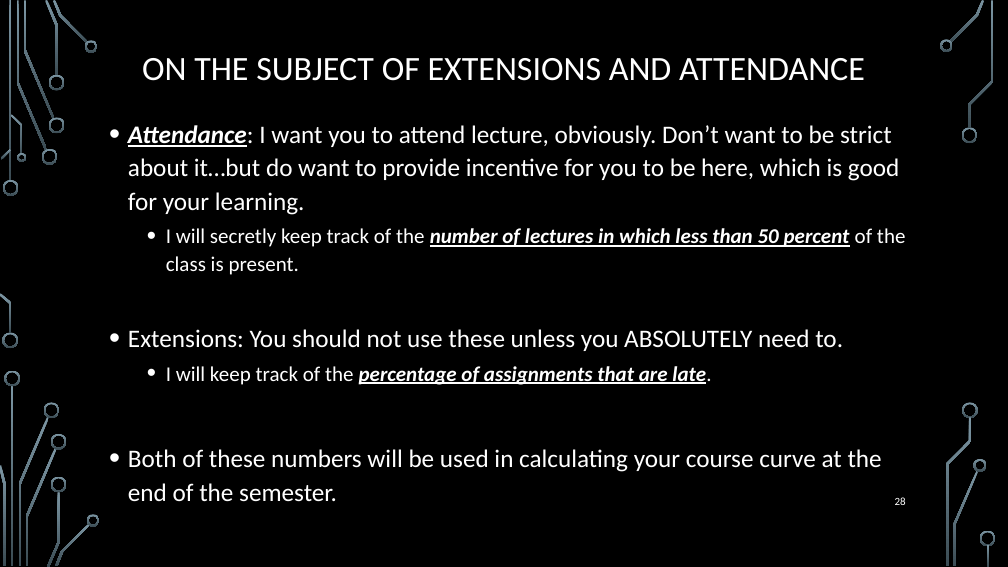
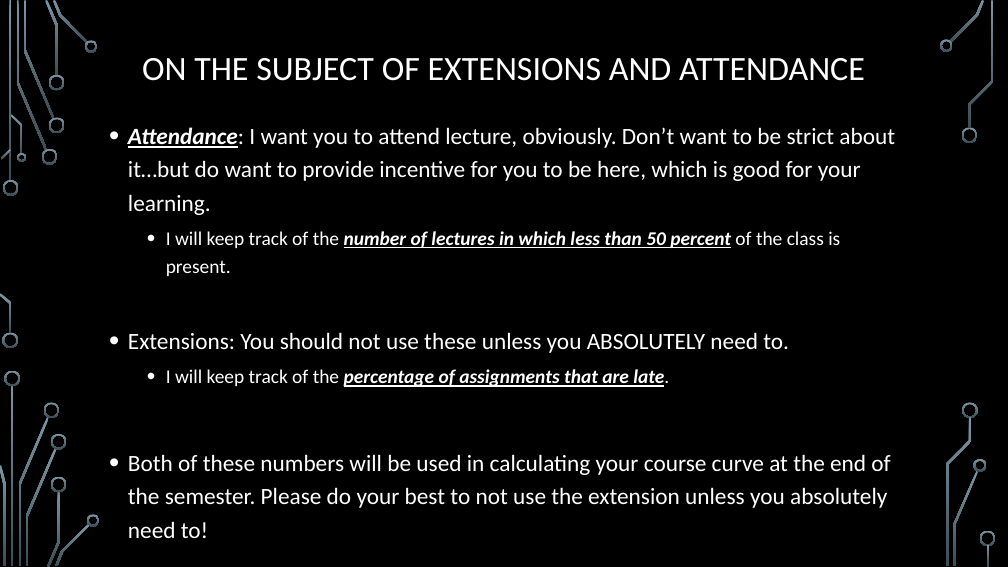
Before and after one commit to markfloryan/dmt2, a slide deck: slide 28 of slides/00-CourseIntroduction.pptx. Drawn at 1008x567 pixels with LibreOffice and Linux fonts; fonts in the diff are those of the drawing; background and template pictures are left out. Boxes give left, top, right and bottom in pixels: in the first picture for what was removed or moved away, otherwise in the second. Text is boxed around its words. In the diff, an @@ line names an element or a change of style, - is before the commit and + after.

```diff
--- a/slides/00-CourseIntroduction.pptx
+++ b/slides/00-CourseIntroduction.pptx
@@ text at (x1=128, y1=127, x2=895, y2=387): size 24 to 22.2 pt in "Attendance: I want you to attend lecture, ...", "Extensions: You should not use these unless ..."; size 20 to 18.5 pt in "I will keep track of the percentage ..."; line spacing 1.1 to 1.2 @@
@@ text at (x1=166, y1=231, x2=840, y2=276): text changed; size 20 to 18.5 pt; bold on; italic on @@
-  • I will secretly keep track of the number of lectures in which less than 50 percent of the class is present.
+  • I will keep track of the number of lectures in which less than 50 percent of the class is present.
@@ text at (x1=128, y1=454, x2=890, y2=538): text changed; size 24 to 22.2 pt @@
-• Both of these numbers will be used in calculating your course curve at the end of the semester.
+• Both of these numbers will be used in calculating your course curve at the end of the semester. Please do your best to not use the extension unless you absolutely need to!
@@ page number removed at (x1=895, y1=497, x2=906, y2=505) @@
-28
```
Also in this commit, not shown: 28 other slides changed, 8 other files.
